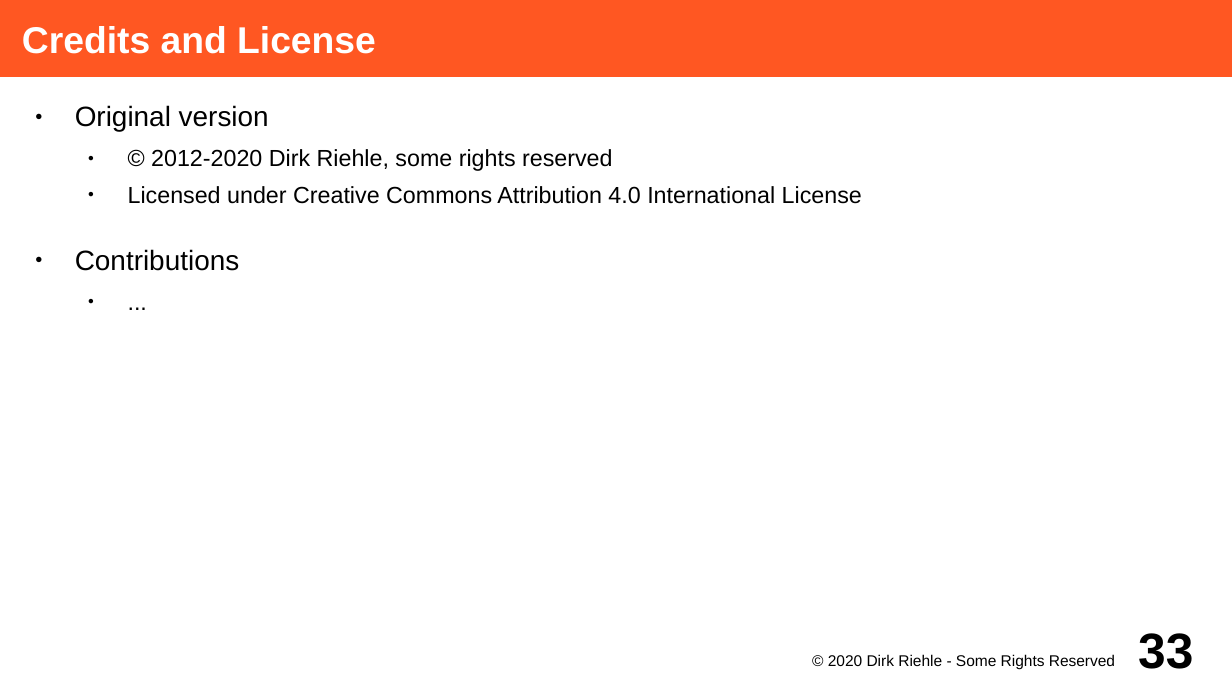
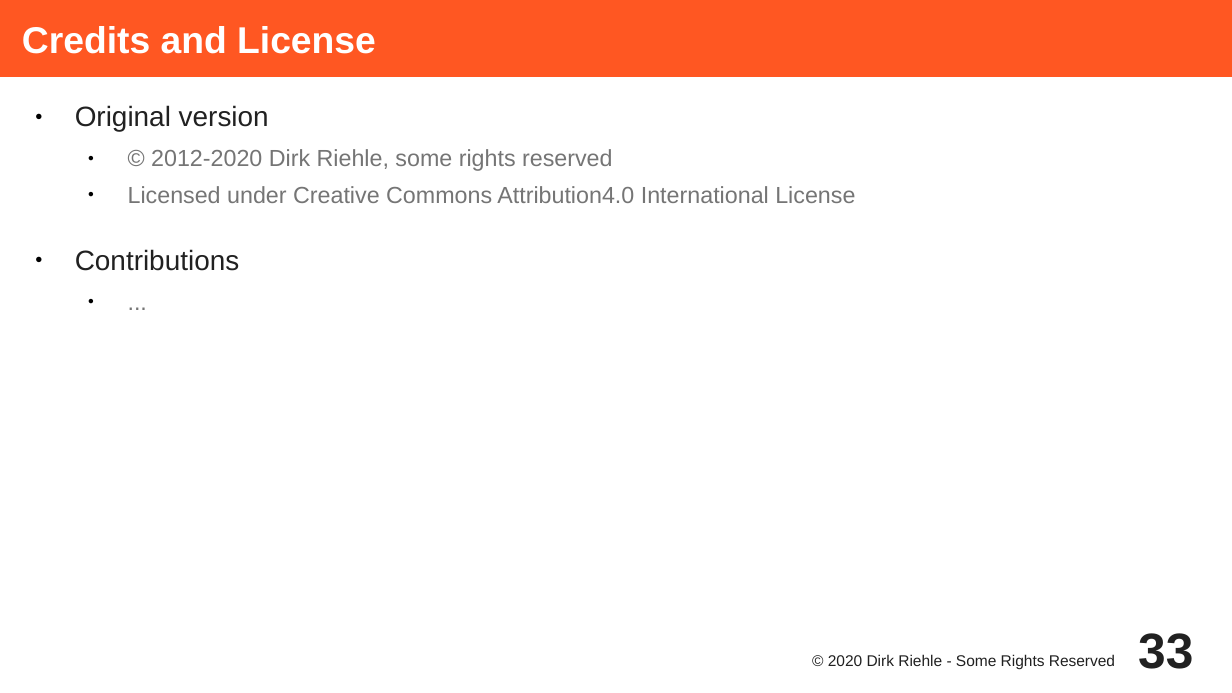
Before and after one commit to dirkriehle/adap-course, a slide deck: slide 33 of Lecture Slides/ADAP C04 - Subtyping and Inheritance.odp. Drawn at 1232x693 pixels with LibreOffice and Linux fonts; fonts in the diff are those of the drawing. Boxes give left, top, right and bottom in pixels: in the first picture for what was removed or moved away, otherwise in the second. Text is boxed around its words. In the diff, an @@ line names an element or a change of style, - is before the commit and + after.

```diff
--- a/Lecture Slides/ADAP C04 - Subtyping and Inheritance.odp
+++ b/Lecture Slides/ADAP C04 - Subtyping and Inheritance.odp
@@ text at [75,105,613,271]: text colour #000000 to #212121 in "Original version", "Contributions"; text colour #000000 to #757575 in "© 2012-2020 Dirk Riehle, some rights reserved", "..." @@
@@ text at [128,186,855,203]: text changed; text colour #000000 to #757575 @@
-  ● Licensed under Creative Commons Attribution 4.0 International License
+  ● Licensed under Creative Commons Attribution4.0 International License
@@ page number at [1138,633,1193,669]: text colour #000000 to #212121 @@
@@ text "© 2020 Dirk Riehle - ..." at [828,654,1115,670]: text colour #000000 to #212121 @@
```
Also in this commit, not shown: 31 other slides changed, 12 other files.
